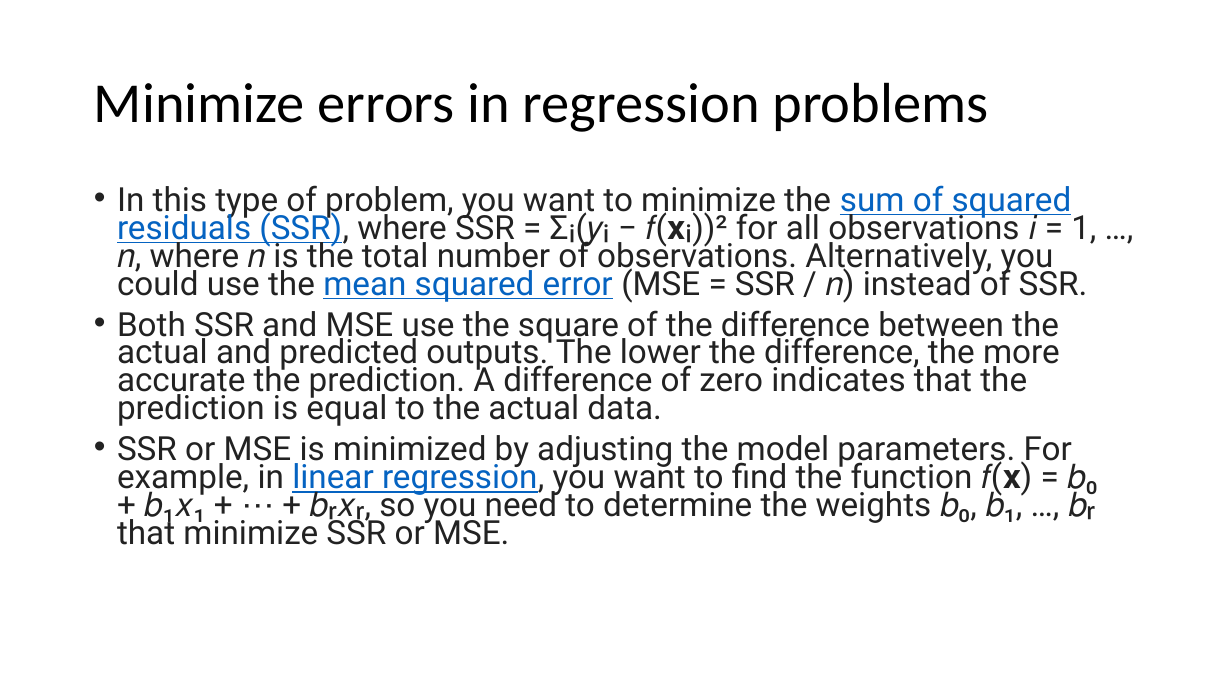
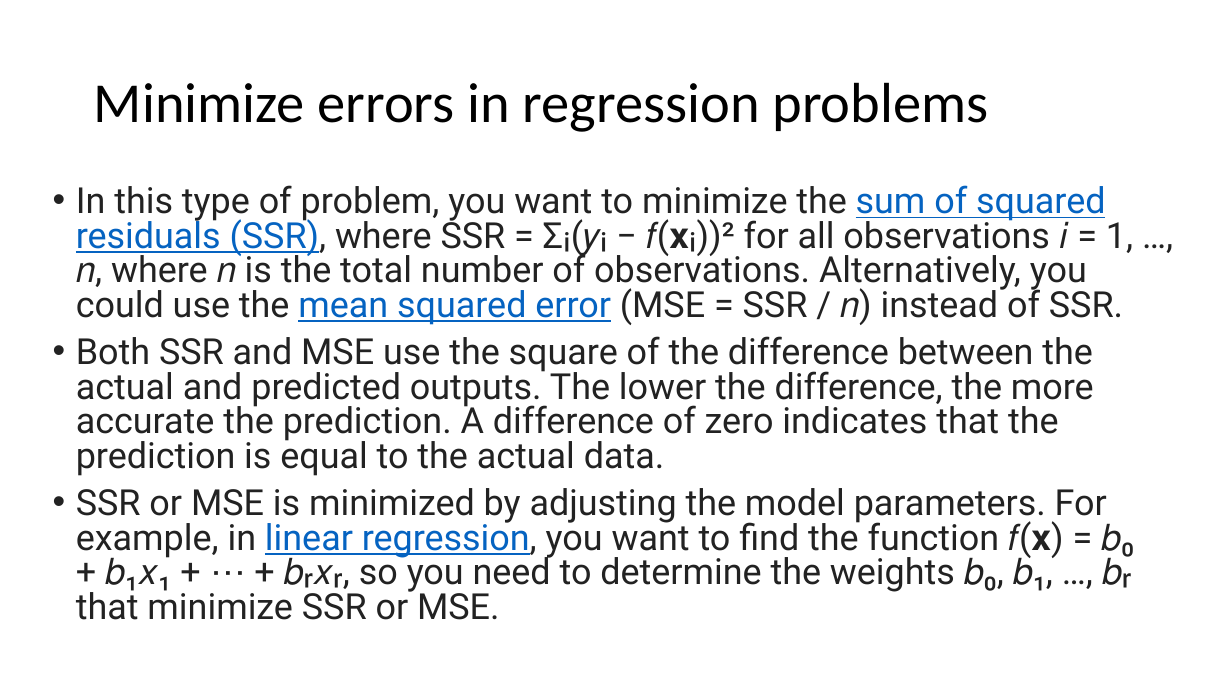
Before and after one commit to motazsaad/Math-Statistics-DataScience, a slide deck: slide 6 of slides/Stochastic Gradient Descent Algorithm.pptx. Drawn at 1232x693 pixels with LibreOffice and Linux fonts; fonts in the diff are those of the drawing. Boxes give left, top, right and bottom in pixels: in the first picture for what was removed or moved away, otherwise in the second. Text is boxed around its words. In the diff, an @@ line names an element or a change of style, - is before the commit and + after.

```diff
--- a/slides/Stochastic Gradient Descent Algorithm.pptx
+++ b/slides/Stochastic Gradient Descent Algorithm.pptx
@@ text "In this type of problem, ...": place and size @@
-text "In this type of problem, ..." at [117, 185, 1096, 545]
+text "In this type of problem, ..." at [76, 185, 1133, 620]
@@ text "In this type of problem, ..." at [76, 185, 1133, 620]: size 25.9 to 28 pt; line spacing 0.7 to 0.8 @@
```
Also in this commit, not shown: 7 other slides changed, 28 slides added, 1 other file.
